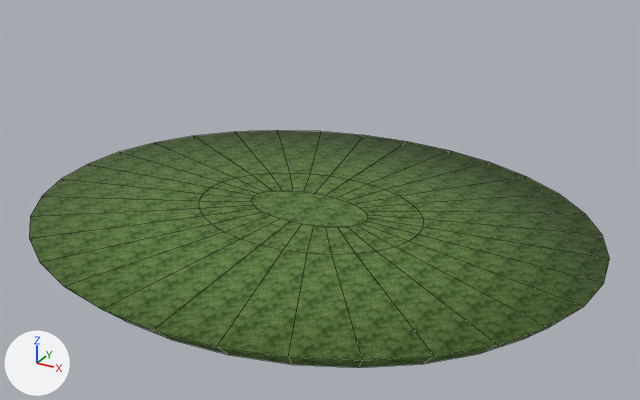
A saved change to the FBX model Assets/Resources/Bellwake/Wayfarer/GroveBank.fbx.
One viewpoint serves both versions: a 50 mm camera at (17.9, -31.5, 16.3) aimed at (0.8, -0.4, 0.7). Arrows for +X, +Y and +Z are at lower left; the lights stay in place. The picture after the commit comes second. Mesh edges are drawn as thin lines.

Objects in the first picture: 'GroveBank paint'.
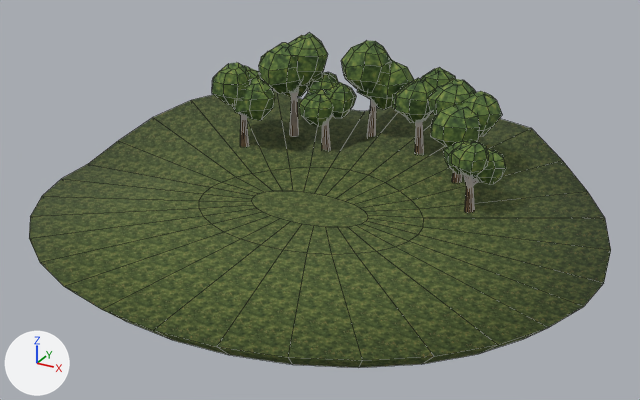
Changed parts and their boxes (x1, y1, x2, y2) in the pictures (640 x 400 px):
'GroveBank paint', reshaped (41% taller)
    before: (29, 130, 610, 368)
    after: (29, 33, 611, 368)
part 1 of me_bellroot_clearing_001, added (mostly hidden)
    after: (240, 116, 249, 147)
part 2 of me_bellroot_clearing_001, built on (green)
    after: (212, 33, 506, 213)
part 3 of me_bellroot_clearing_001, recoloured
    before: (29, 130, 610, 367)
    after: (29, 90, 611, 367)

The change, as a diff of the scene's bpy script:
```diff
--- a/Assets/Resources/Bellwake/Wayfarer/GroveBank.fbx.py
+++ b/Assets/Resources/Bellwake/Wayfarer/GroveBank.fbx.py
@@ img_choirloam_png @@
+img_choirloam_png = load_image('ChoirLoam.png', '../Textures/ChoirLoam.png', 64, 64, 'sRGB')
@@ img_elderbark_png @@
+img_elderbark_png = load_image('ElderBark.png', '../Textures/ElderBark.png', 64, 64, 'sRGB')
@@ img_elderleaf_png @@
+img_elderleaf_png = load_image('ElderLeaf.png', '../Textures/ElderLeaf.png', 64, 64, 'sRGB')
@@ mat_choirloam @@
+mat_choirloam = principled_material('ChoirLoam')
+mat_choirloam.texture = img_choirloam_png
+mat_choirloam.roughness = 0.93
@@ mat_elderbark @@
+mat_elderbark = principled_material('ElderBark')
+mat_elderbark.texture = img_elderbark_png
+mat_elderbark.roughness = 0.93
@@ mat_elderleaf @@
+mat_elderleaf = principled_material('ElderLeaf')
+mat_elderleaf.texture = img_elderleaf_png
+mat_elderleaf.roughness = 0.93
@@ me_bellroot_clearing_001 @@
 # used by ob_grovebank_paint; location = (0.0, 0.0, 0.0)
-me_bellroot_clearing_001.from_pydata(...)  # 128 vertices, 98 faces; spans x -13.0..13.0, y -11.0..11.0, z -1.3..0.0
+me_bellroot_clearing_001.from_pydata(...)  # 1640 vertices, 1204 faces; spans x -13.0..13.0, y -11.0..11.0, z -1.3..6.2
+# me_bellroot_clearing_001 part 1: a new loose piece, a 12-sided cut cone along z (radius 0.23 at the low end, 0.09 at the high end) spanning x -6.23..-5.77, y 3.77..4.23, z 0.43..3.35, in mat_elderbark (picture img_elderbark_png)
+# me_bellroot_clearing_001 part 2: 26 vertices moved from x -12.8..12.8, y 2.1..11.0, z -0.3..-0.1 to x -12.8..12.8, y 2.1..11.0, z 0.0..2.2; 1488 vertices added at x -7.4..7.9, y 1.6..8.9, z 0.0..6.2
+# me_bellroot_clearing_001 part 3: 98 faces spanning x -13.0..13.0, y -11.0..11.0, z -1.3..2.2 switch from mat_moss (picture img_moss_png) to mat_choirloam (picture img_choirloam_png)
+me_bellroot_clearing_001.materials.append(mat_elderbark)  # picture img_elderbark_png
+me_bellroot_clearing_001.materials.append(mat_elderleaf)  # picture img_elderleaf_png
```
